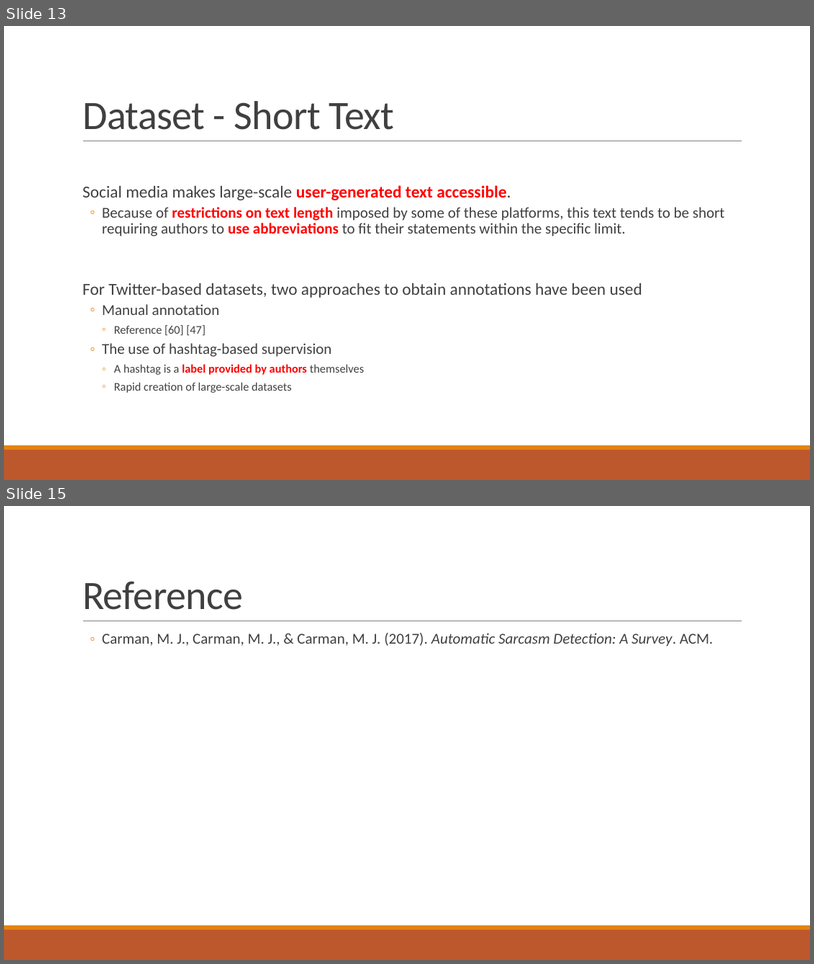
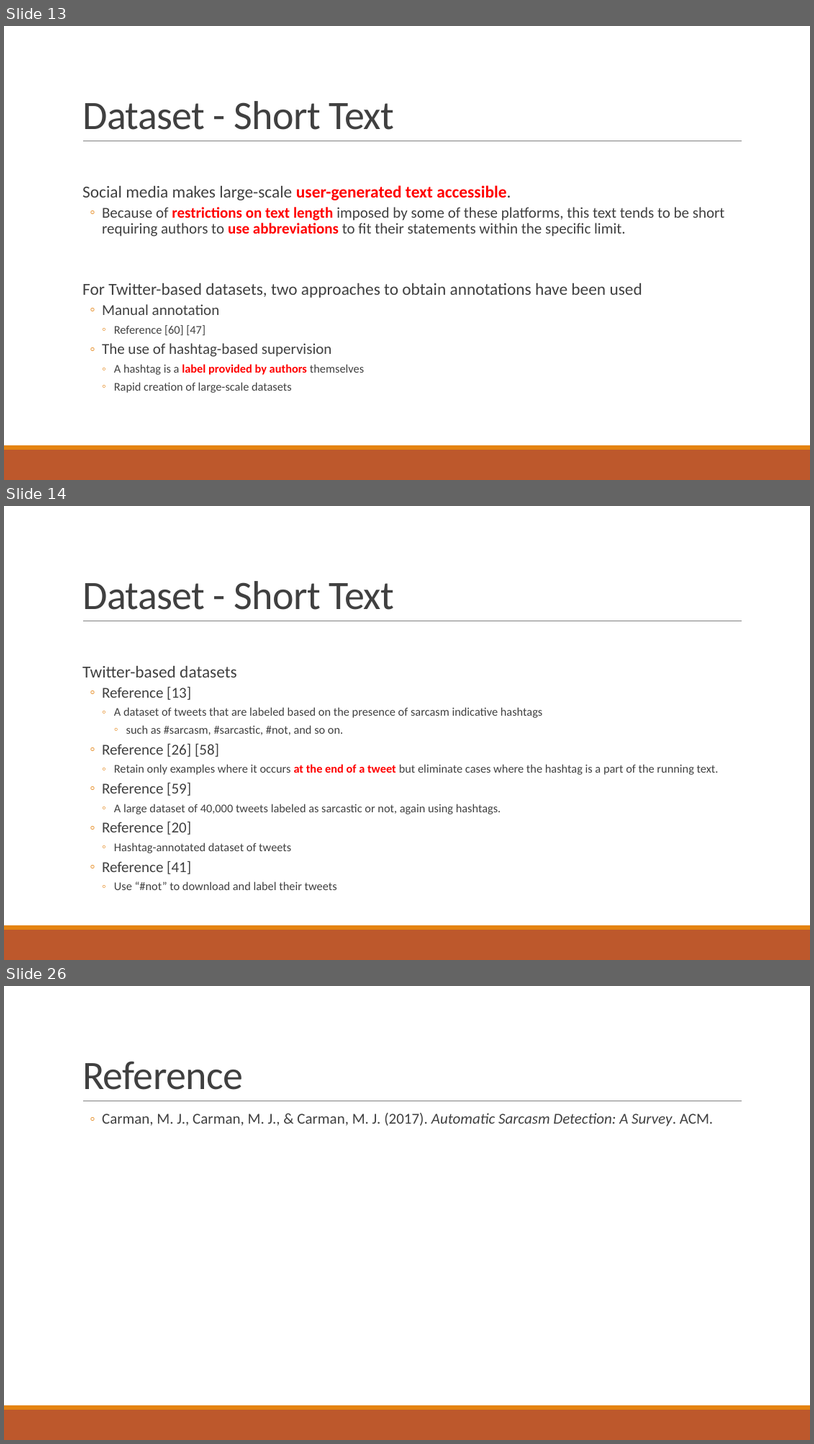
Before and after one commit to liangxh/grad, a slide deck: [文献调研] Automatic Sarcasm Detection A Survey.pptx. Shown one above the other, each under a label of ours: slides 13 and 15 before the commit, slides 13, 14 and 26 after it; the slides between them are not shown. The pictures are 814x964 and 814x1444 pixels, drawn with LibreOffice and Linux fonts; fonts in the diff are those of the drawing. Boxes give left, top, right and bottom in pixels: in the first picture for what was removed or moved away, otherwise in the second. Text is boxed around its words. In the diff, an @@ line names an element or a change of style, - is before the commit and + after.

```diff
--- a/[文献调研] Automatic Sarcasm Detection A Survey.pptx
+++ b/[文献调研] Automatic Sarcasm Detection A Survey.pptx
@@ slide 14 added at (x1=4, y1=506, x2=810, y2=960), background #FFFFFF; not listed: 3 template elements that a slide beside it also shows @@
@@ title added at (x1=82, y1=581, x2=395, y2=610), 48 pt, text #404040 @@
+Dataset - Short Text
@@ text added at (x1=82, y1=666, x2=719, y2=890), 14 pt, text #404040 @@
+  Twitter-based datasets
+  ◦ Reference [13]
+    ◦ A dataset of tweets that are labeled based on the presence of sarcasm indicative hashtags
+      ◦ such as #sarcasm, #sarcastic, #not, and so on.
+  ◦ Reference [26] [58]
+    ◦ Retain only examples where it occurs at the end of a tweet but eliminate cases where the hashtag is a part of the running text.
+  ◦ Reference [59]
+    ◦ A large dataset of 40,000 tweets labeled as sarcastic or not, again using hashtags.
+  ◦ Reference [20]
+    ◦ Hashtag-annotated dataset of tweets
+  ◦ Reference [41]
+    ◦ Use “#not” to download and label their tweets
@@ what was slide 15 is now slide 26 @@
```
Also in this commit, not shown: 10 other slides added.
